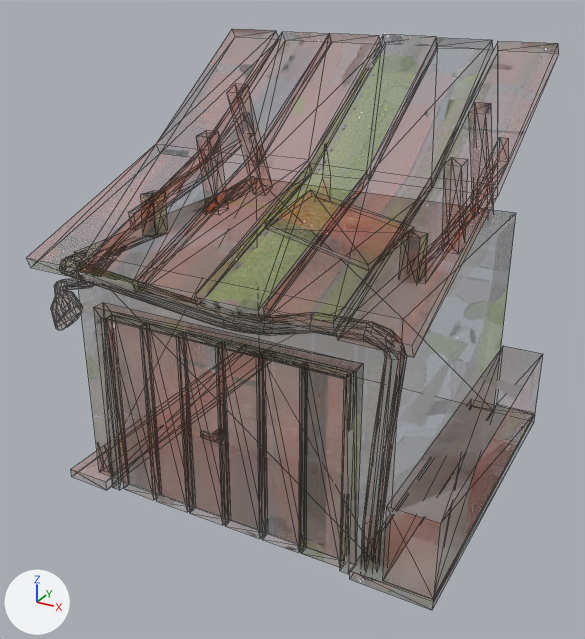
One commit to the FBX model Assets/Meshes/garage1_LOD0.fbx: the scene before it, then after it.
Rendered twice from a 50 mm camera at (4.39, -8.47, 5.98) aimed at (0.05, -0.56, 2.03). Every picture has the same lights, and +X, +Y and +Z are marked at lower left. Mesh edges are drawn as thin lines. Vertices at the same position are counted once.

Names of what the first picture shows: 'garage1_LOD0'.
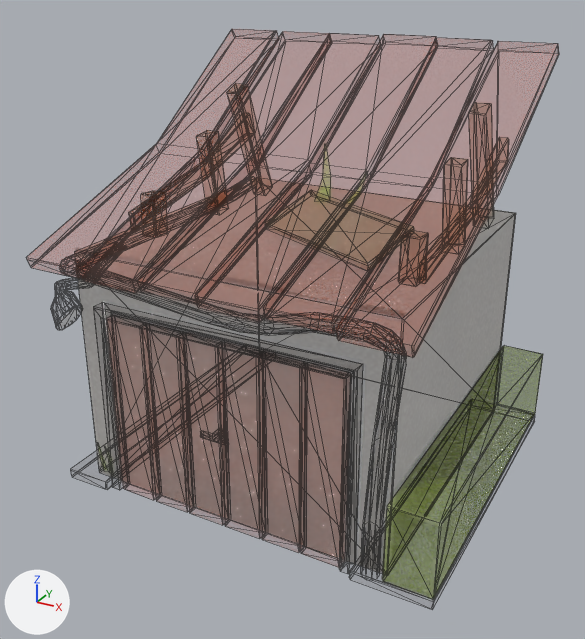
Commit message: garage update

Location of each change, (x1, y1, x2, y2) in pixels of the pictures (585 x 639 px):
'garage1_LOD0', reshaped
    before: (39, 29, 559, 609)
    after: (59, 88, 543, 598)
part 1 of me_garage1_lod0_001, rebuilt
    before: (81, 179, 515, 563)
    after: (75, 177, 516, 576)
part 2 of me_garage1_lod0_001, rebuilt
    before: (470, 102, 492, 217)
    after: (473, 144, 493, 219)
part 3 of me_garage1_lod0_001, rebuilt (not visible afterwards)
    before: (443, 165, 468, 253)
part 4 of me_garage1_lod0_001, rebuilt (not visible afterwards)
    before: (239, 89, 270, 195)
part 5 of me_garage1_lod0_001, built on
    before: (39, 29, 559, 609)
    after: (59, 88, 543, 598)
part 6 of me_garage1_lod0_001, surface changed
    before: (53, 149, 527, 601)
    after: (77, 191, 405, 520)

Patch to the scene script:
```diff
--- a/Assets/Meshes/garage1_LOD0.fbx.py
+++ b/Assets/Meshes/garage1_LOD0.fbx.py
@@ me_garage1_lod0_001 @@
 # used by ob_garage1_lod0; location = (0.0, 0.0, 0.0)
-me_garage1_lod0_001.from_pydata(...)  # 561 vertices, 999 faces; spans x -2.28..2.59, y -2.51..2.04, z 0.0..5.14
+me_garage1_lod0_001.from_pydata(...)  # 811 vertices, 1499 faces; spans x -2.28..2.59, y -2.51..2.04, z 0.0..5.14
+# me_garage1_lod0_001 part 1: the loose piece of 8 vertices spanning x -1.99..1.99, y -1.99..1.99, z 0.01..2.99 is rebuilt with 16 vertices and now spans x -2.0..2.0, y -2.0..2.0, z 0.01..2.99
+# me_garage1_lod0_001 part 2: the loose piece of 8 vertices spanning x 1.56..1.77, y 0.91..1.76, z 2.86..4.5 is rebuilt with 16 vertices and now spans x 1.56..1.77, y 0.9..1.77, z 2.86..4.5
+# me_garage1_lod0_001 part 3: the loose piece of 8 vertices spanning x 1.56..1.77, y 0.16..0.56, z 2.88..3.99 is rebuilt with 16 vertices and now spans x 1.56..1.77, y 0.16..0.57, z 2.88..3.99
+# me_garage1_lod0_001 part 4: the loose piece of 8 vertices spanning x -1.77..-1.56, y 0.91..1.76, z 2.86..4.5 is rebuilt with 16 vertices and now spans x -1.77..-1.56, y 0.9..1.77, z 2.86..4.5
+# me_garage1_lod0_001 part 5: 57 vertices moved within x -2.27..2.58, y -2.44..2.01, z 0.0..5.13; 157 vertices removed from x -2.28..2.58, y -2.51..2.04, z 0.0..5.14; 375 vertices added at x -2.28..2.59, y -2.51..2.04, z 0.0..5.14
+# me_garage1_lod0_001 part 6: 405 kept faces spanning x -2.24..2.59, y -2.44..2.04, z 0.0..5.12 get new texture (UV) coordinates
 me_garage1_lod0_001.materials.append(mat_garage1_pbr)
```
